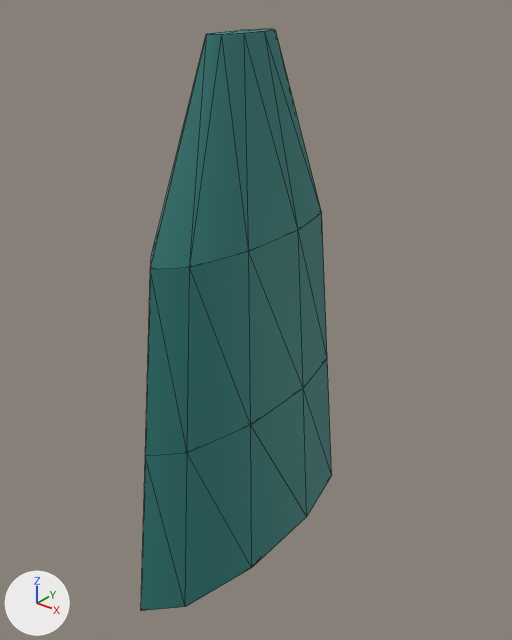
An edit to the glTF model content/genome/assets/ear_floppy.glb, drawn before and after from the same camera.
One viewpoint serves both versions: a 50 mm lens placed at (0.372, -0.448, 0.518), pointed at (0.009, 0.006, 0.237). The lights are fixed; the arrows at lower left show +X, +Y and +Z. The first picture is the older version. Mesh edges are drawn as thin lines. Vertices at exactly the same position are counted once.

The scene before the commit, as lines of its bpy script (objects in view):
```python
me_ear_floppy_seg0 = bpy.data.meshes.new('ear_floppy_seg0')
me_ear_floppy_seg0.from_pydata(...)  # a 10-sided cut cone along z (radius 0.048 by 0.15 at the low end, 0.042 by 0.13 at the high end) spanning x -0.046..0.046, y -0.15..0.15, z 0.0..0.16
me_ear_floppy_seg0.materials.append(mat_tint)  # cyan #2f7f7a
me_ear_floppy_seg1 = bpy.data.meshes.new('ear_floppy_seg1')
me_ear_floppy_seg1.from_pydata(...)  # a 10-sided cut cone along z (radius 0.042 by 0.13 at the low end, 0.035 by 0.11 at the high end) spanning x -0.04..0.04, y -0.13..0.13, z 0.0..0.16
me_ear_floppy_seg1.materials.append(mat_tint)  # cyan #2f7f7a
me_ear_floppy_seg2 = bpy.data.meshes.new('ear_floppy_seg2')
me_ear_floppy_seg2.from_pydata(...)  # a 10-sided cut cone along z (radius 0.035 by 0.11 at the low end, 0.013 by 0.04 at the high end) spanning x -0.033..0.033, y -0.11..0.11, z 0.0..0.16
me_ear_floppy_seg2.materials.append(mat_tint)  # cyan #2f7f7a
ob_ear_floppy_seg0 = bpy.data.objects.new('ear_floppy_seg0', me_ear_floppy_seg0)
ob_ear_floppy_seg0.location = (0.0, 0.0, 0.0)
ob_ear_floppy_seg1 = bpy.data.objects.new('ear_floppy_seg1', me_ear_floppy_seg1)
ob_ear_floppy_seg1.parent = ob_ear_floppy_seg0
ob_ear_floppy_seg1.location = (0.0, 0.0, 0.16)
ob_ear_floppy_seg2 = bpy.data.objects.new('ear_floppy_seg2', me_ear_floppy_seg2)
ob_ear_floppy_seg2.parent = ob_ear_floppy_seg1
ob_ear_floppy_seg2.location = (0.0, 0.0, 0.16)
```
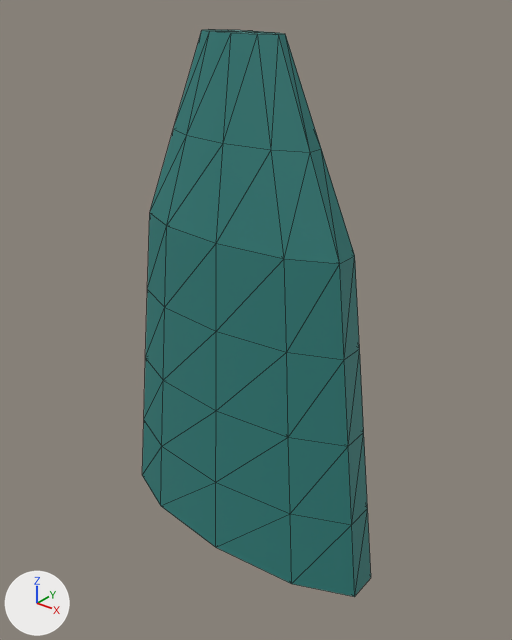
Where the change shows, as pixel boxes (x1, y1, x2, y2) in the pictures (512 x 640 px):
'ear_floppy_seg1', reshaped (20% wider)
    before: (145, 213, 327, 456)
    after: (146, 213, 364, 446)
'ear_floppy_seg0', reshaped (20% wider)
    before: (141, 359, 332, 611)
    after: (142, 358, 371, 597)
'ear_floppy_seg2', reshaped (19% wider)
    before: (150, 29, 322, 270)
    after: (150, 29, 355, 264)

Patch to the scene script:
```diff
--- a/content/genome/assets/ear_floppy.glb.py
+++ b/content/genome/assets/ear_floppy.glb.py
@@ me_ear_floppy_seg0 @@
 # used by ob_ear_floppy_seg0; location = (0.0, 0.0, 0.0)
-me_ear_floppy_seg0.from_pydata(...)  # 20 vertices, 36 faces; spans x -0.046..0.046, y -0.15..0.15, z 0.0..0.16
+me_ear_floppy_seg0.from_pydata(...)  # 32 vertices, 60 faces; spans x -0.143..0.143, y -0.048..0.048, z 0.0..0.16
+# me_ear_floppy_seg0 part 1: the whole mesh is rebuilt
 me_ear_floppy_seg0.materials.append(mat_tint)
@@ me_ear_floppy_seg1 @@
 # used by ob_ear_floppy_seg1; parent = ob_ear_floppy_seg0; location = (0.0, 0.0, 0.16)
-me_ear_floppy_seg1.from_pydata(...)  # 20 vertices, 36 faces; spans x -0.04..0.04, y -0.13..0.13, z 0.0..0.16
+me_ear_floppy_seg1.from_pydata(...)  # 31 vertices, 50 faces; spans x -0.124..0.124, y -0.042..0.042, z 0.0..0.16
+# me_ear_floppy_seg1 part 2: the whole mesh is rebuilt
 me_ear_floppy_seg1.materials.append(mat_tint)
@@ me_ear_floppy_seg2 @@
 # used by ob_ear_floppy_seg2; parent = ob_ear_floppy_seg1; location = (0.0, 0.0, 0.16)
-me_ear_floppy_seg2.from_pydata(...)  # 20 vertices, 36 faces; spans x -0.033..0.033, y -0.11..0.11, z 0.0..0.16
+me_ear_floppy_seg2.from_pydata(...)  # 31 vertices, 50 faces; spans x -0.105..0.105, y -0.035..0.035, z 0.0..0.16
+# me_ear_floppy_seg2 part 3: the whole mesh is rebuilt
 me_ear_floppy_seg2.materials.append(mat_tint)
```
